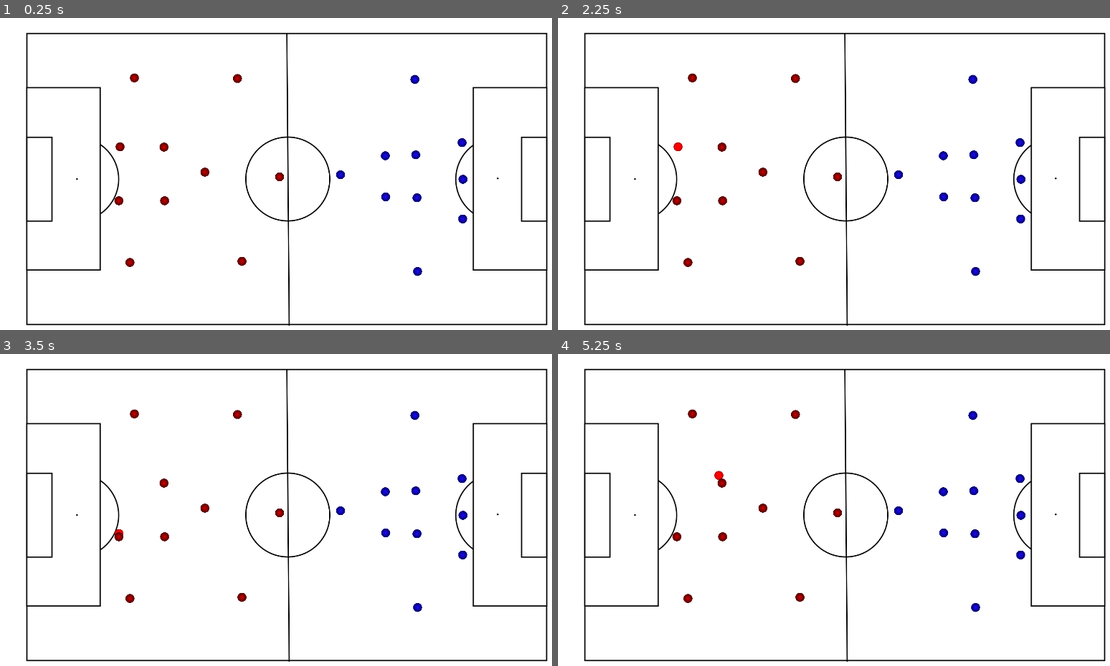
Above: before the commit, frames 1-4 (two rows, left to right).
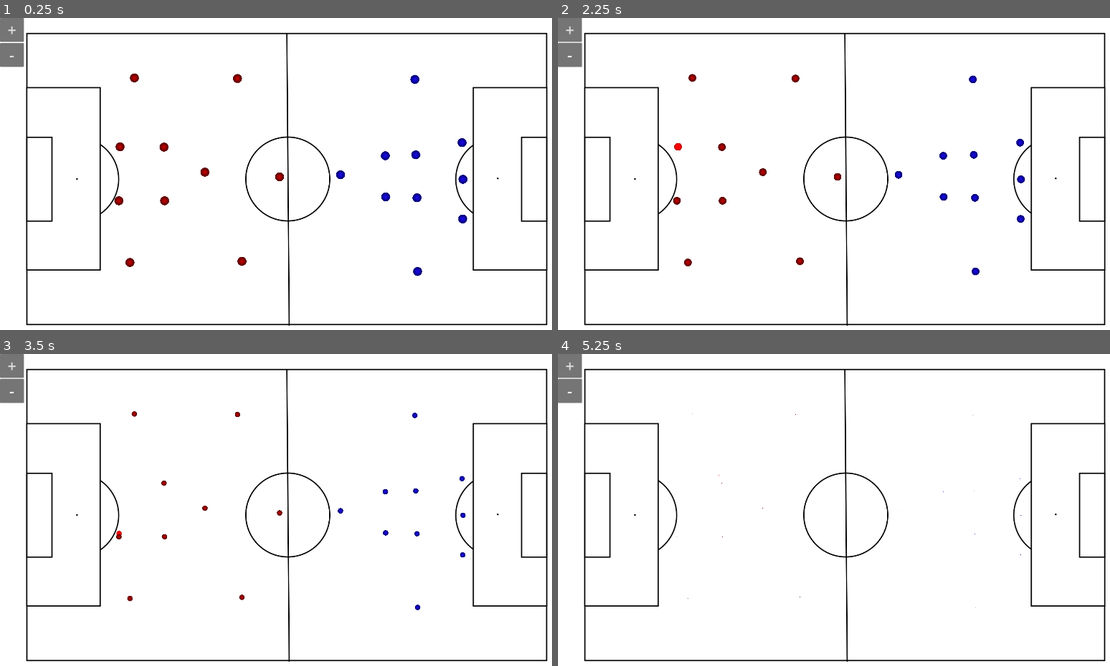
Above: after the commit, the same moments.

Repository: cdoss3/fc-board
Game: Godot game, scene res://scenes/Main.tscn
The game is run twice, just before and just after one commit, with the same random seed, the same clock (stepped at 60 frames per second) and the same inputs.
Inputs (mouse positions are in pixels of both pictures, inside the frame that each line leads up to):
- Up to frame 1 (0.25 s): no input
- Up to frame 2 (2.25 s): click (569, 30) at 0.5 s, where only the run after the commit has a clickable "+"; click (569, 55) at 1.25 s, where only the run after the commit has a clickable "-"; tap Enter at 2 s; move the mouse to (679, 145) at 2.02 s; press the mouse at (679, 145) at 2.03 s
- Up to frame 3 (3.5 s): tap Space at 2.75 s; move the mouse to (121, 538) at 2.77 s; release the mouse at (121, 538) at 2.78 s; hold Escape (back_key) from 2.78 s (still down); tap Enter at 2.85 s; click (121, 538) at 2.92 s
- Up to frame 4 (5.25 s): tap Enter at 3.5, 4.35, 5 s; move the mouse to (690, 597) at 3.52 s; release Escape (back_key) at 3.53 s; press the mouse at (690, 597) at 3.53 s; tap Space at 4.25 s; move the mouse to (690, 413) at 4.27 s; release the mouse at (690, 413) at 4.28 s; click (690, 413) at 4.42 s; move the mouse to (723, 481) at 5.02 s; press the mouse at (723, 481) at 5.03 s; hold Escape (back_key) from 5.03 s (still down)

The runs differ from the first frame. In frame 1, 0.7% of the frame differs, in the area x 0-5%, y 0-16%; in frame 2, 1.0%; in frame 3, 1.4%; in frame 4, 1.5%, in the area x 0-85%, y 0-83%.

Commit message:
added buttons to grow and shrink player disks

Diff:
--- a/scenes/Main.tscn
+++ b/scenes/Main.tscn
@@ -88,3 +88,23 @@
 [node name="Disk20" parent="Background" groups=["blue_disks"] instance=ExtResource("3_4g7od")]
 position = Vector2(1140, 526)
 color = "BLUE"
+
+[node name="VBoxContainer" type="VBoxContainer" parent="."]
+anchors_preset = 9
+anchor_bottom = 1.0
+grow_vertical = 2
+
+[node name="GrowDisks" type="Button" parent="VBoxContainer"]
+custom_minimum_size = Vector2(80, 80)
+layout_mode = 2
+theme_override_font_sizes/font_size = 52
+text = "+"
+
+[node name="ShrinkDisks" type="Button" parent="VBoxContainer"]
+custom_minimum_size = Vector2(80, 80)
+layout_mode = 2
+theme_override_font_sizes/font_size = 52
+text = "-"
+
+[connection signal="button_up" from="VBoxContainer/GrowDisks" to="Background" method="_on_grow_disks_button_up"]
+[connection signal="button_up" from="VBoxContainer/ShrinkDisks" to="Background" method="_on_shrink_disks_button_up"]
--- a/scripts/background.gd
+++ b/scripts/background.gd
@@ -6,6 +6,7 @@
 
 ## EVERY FRAME
 func _process(_delta: float):
+	# Constant scaling for background
 	# Input to instantiate new red disk
 	if Input.is_action_just_pressed("place_red_disk"):
 		var disk_instance = disk_scene.instantiate()
@@ -23,3 +24,20 @@
 		disk_instance.color = "BLUE"
 		add_child(disk_instance)
 		get_viewport().set_input_as_handled()
+
+## BUTTON SIGNALS
+func _on_grow_disks_button_up() -> void:
+	## Scale all disks up on button press
+	var active_disks = get_children()
+	for disk in active_disks:
+		if disk is Area2D:
+			disk.scale += Vector2(0.02, 0.02)
+
+
+func _on_shrink_disks_button_up() -> void:
+	## Scale all disks down on button press
+	var active_disks = get_children()
+	for disk in active_disks:
+		if disk is Area2D:
+			disk.scale -= Vector2(0.02, 0.02)
+	pass # Replace with function body.
